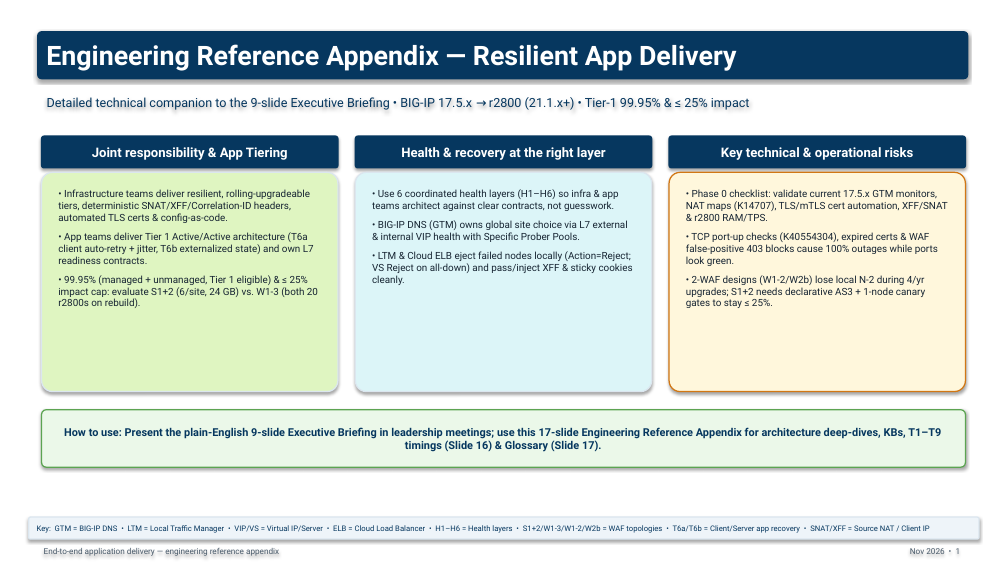
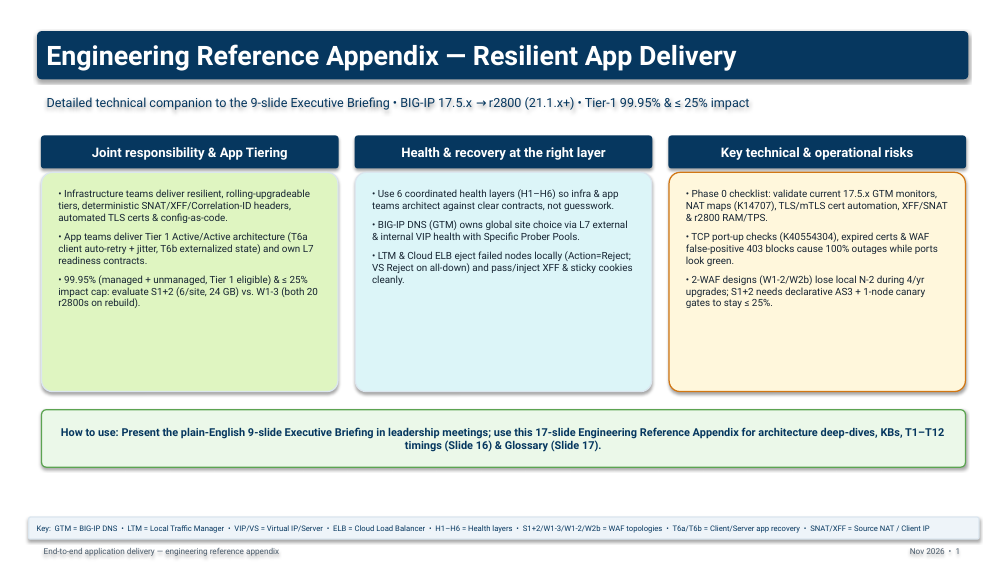
Before and after one commit to jfang88/EnterpriseWAF, a slide deck: slide 1 of management-artifacts/EnterpriseWAF_Engineering_Reference.pptx. Drawn at 1008x567 pixels with LibreOffice and Linux fonts; fonts in the diff are those of the drawing. Boxes give left, top, right and bottom in pixels: in the first picture for what was removed or moved away, otherwise in the second. Text is boxed around its words. In the diff, an @@ line names an element or a change of style, - is before the commit and + after.

```diff
--- a/management-artifacts/EnterpriseWAF_Engineering_Reference.pptx
+++ b/management-artifacts/EnterpriseWAF_Engineering_Reference.pptx
@@ text in rounded rectangle at [61,427,944,452]: text changed @@
-How to use: Present the plain-English 9-slide Executive Briefing in leadership meetings; use this 17-slide Engineering Reference Appendix for architecture deep-dives, KBs, T1–T9 timings (Slide 16) & Glossary (Slide 17).
+How to use: Present the plain-English 9-slide Executive Briefing in leadership meetings; use this 17-slide Engineering Reference Appendix for architecture deep-dives, KBs, T1–T12 timings (Slide 16) & Glossary (Slide 17).
```
Also in this commit, not shown: 3 other slides changed, 6 other files.
